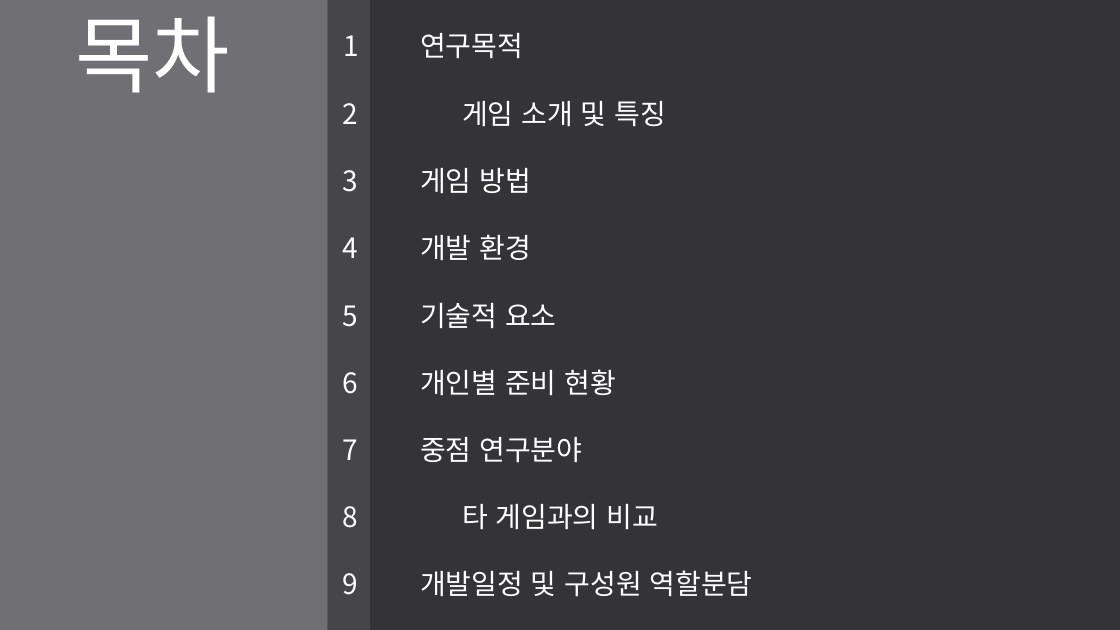
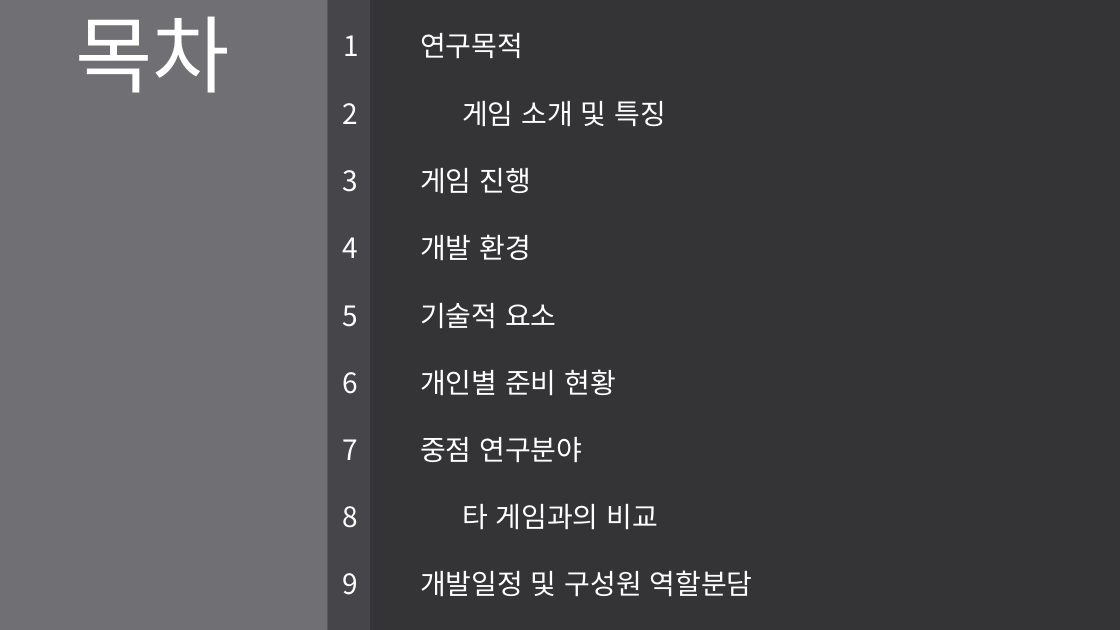
Before and after one commit to LEGO0937/Our_Project, a slide deck: slide 2 of 기획단계/졸작 제안서_α.pptx. Drawn at 1120x630 pixels with LibreOffice and Linux fonts; fonts in the diff are those of the drawing. Boxes give left, top, right and bottom in pixels: in the first picture for what was removed or moved away, otherwise in the second. Text is boxed around its words. In the diff, an @@ line names an element or a change of style, - is before the commit and + after.

```diff
--- a/기획단계/졸작 제안서_α.pptx
+++ b/기획단계/졸작 제안서_α.pptx
@@ text at bbox=[342, 168, 531, 193]: text changed @@
-3 게임 방법
+3 게임 진행
```
Also in this commit, not shown: 11 other slides changed, 1 slide added, 1 slide removed.
